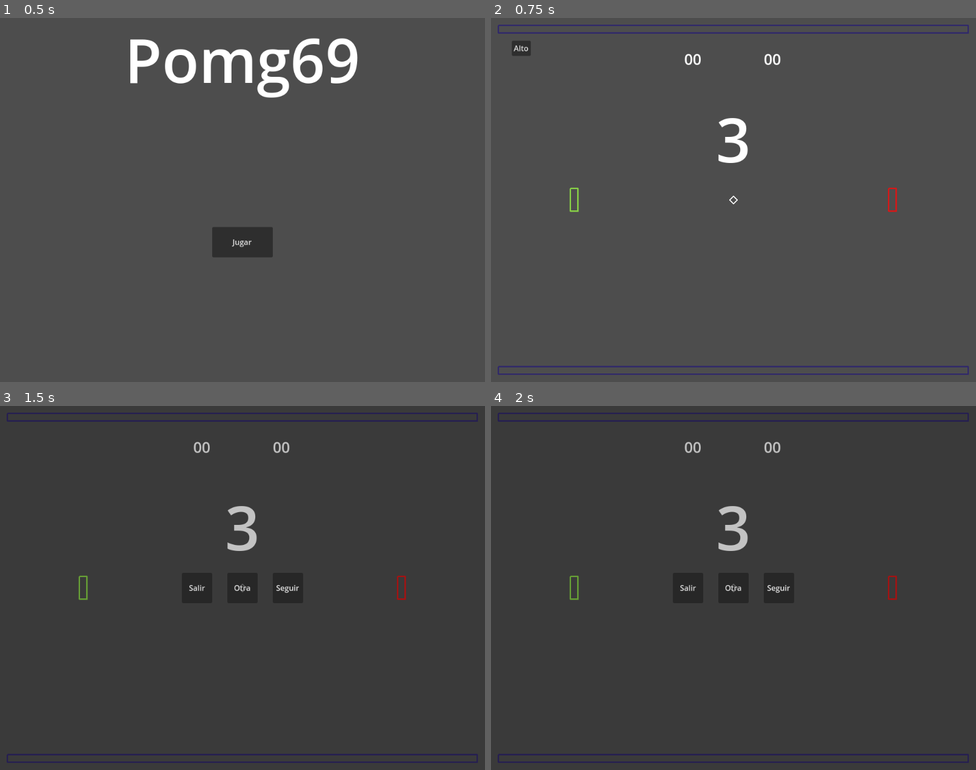
Above: before the commit, frames 1-4 (two rows, left to right).
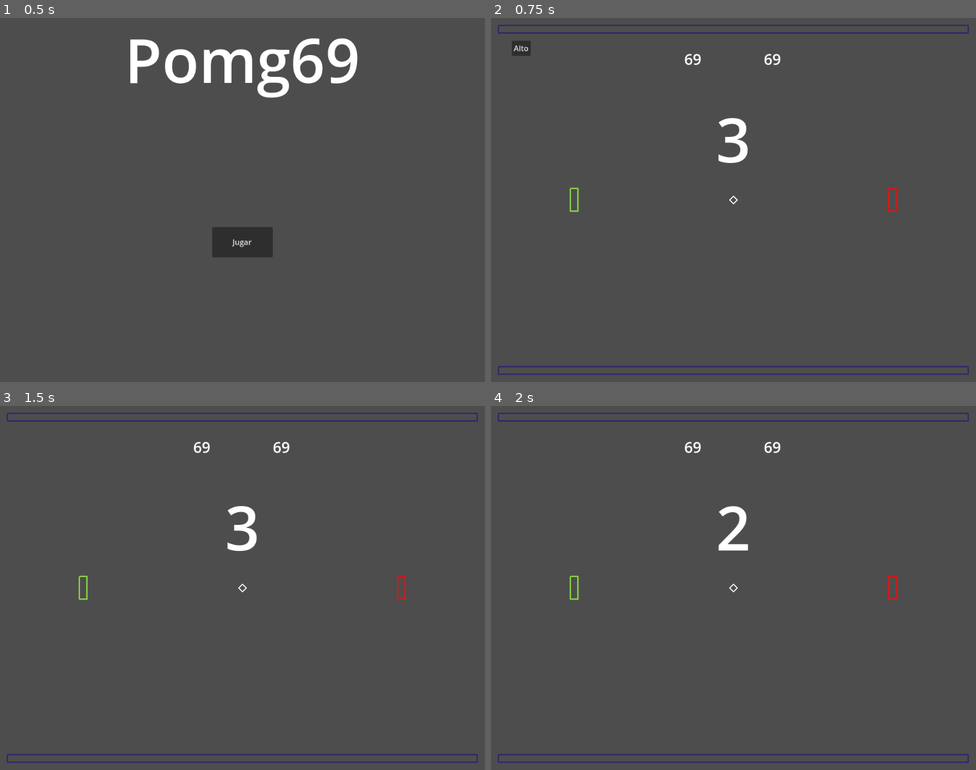
Above: after the commit, the same moments.

Repository: RoiCas/pomg69
Game: Godot game, scene res://managers/main/main.tscn
Same seed, same stepped clock (60 frames per second), same inputs: the game is played once before the commit and once after it.
Inputs:
- Up to frame 1 (0.5 s): no input
- Up to frame 2 (0.75 s): click "Jugar" at 0.5 s
- Up to frame 3 (1.5 s): click "Alto" at 1.25 s
- Up to frame 4 (2 s): no input

Frame 1 is identical in both runs. In frame 2, less than 0.1% of the frame differs, in the area x 39-60%, y 9-13%; in frame 3, 3.1%; in frame 4, 3.2%, in the area x 1-99%, y 1-98%.

Commit message:
Refactor a GameManager

Diff:
--- a/managers/game_manager/game_manager.gd
+++ b/managers/game_manager/game_manager.gd
@@ -1,10 +1,19 @@
 class_name GameManager
 extends Node
 
-signal exit_game_request()
 signal round_start()
 signal round_end()
 signal game_end()
+signal exit_game_request()
+
+signal start_game_request()
+signal end_game_request()
+signal restart_request()
+signal reset_request()
+signal continue_request()
+signal pause_request()
+signal start_round_request()
+signal ball_exited(winner_type: int)
 
 const GAME_MANAGER_SCN : PackedScene = preload("res://managers/game_manager/game_manager.tscn")
 
@@ -47,48 +56,23 @@
   _pause_message.pause_request.connect(on_pause_request)
   _end_message.restart_request.connect(on_restart_request)
   _pause_menu.restart_request.connect(on_restart_request)
-
   _game_area.body_exited.connect(on_ball_exited)
 
 
 func start_game() -> void:
-  reset_game()
-  _round_start_counter.start_counter()
+  start_game_request.emit()
 
 
 func start_round() -> void:
-  round_start.emit()
+  start_round_request.emit()
 
 
-func on_pause_request() -> void:
-  _pause_message.hide_message()
-  get_tree().paused = true
-  _pause_menu.show_menu()
-
-
-func on_continue_request() -> void:
-  _pause_menu.hide_menu()
-  get_tree().paused = false
+func show_pause_message() -> void:
   _pause_message.show_message()
 
 
-func on_exit_request() -> void:
-  _pause_menu.hide_menu()
-  reset_game()
-  exit_game_request.emit()
-
-
-func reset_game() -> void:
-  round_end.emit()
-  _score_manager.reset_score()
-  _pause_message.show_message()
-  get_tree().paused = false
-
-
-func on_restart_request() -> void:
-  _pause_menu.hide_menu()
-  round_end.emit()
-  start_game()
+func hide_pause_message() -> void:
+  _pause_message.hide_message()
 
 
 func show_pause_menu() -> void:
@@ -99,44 +83,58 @@
   _pause_menu.hide_menu()
 
 
-func show_pause_message() -> void:
-  _pause_message.show_message()
-
-
-func hide_pause_message() -> void:
-  _pause_message.hide_message()
-
-
 func start_round_counter() -> void:
   _round_start_counter.start_counter()
 
 
-func end_game() -> void:
-  game_end.emit()
-  _pause_message.hide_message()
+func on_pause_request() -> void:
+  hide_pause_message()
+  pause_request.emit()
 
 
-func on_ball_exited(exited_ball: Ball) -> void:
-  if(is_instance_valid(exited_ball) == false || _round_start_counter.is_inside_tree() == false):
+func on_continue_request() -> void:
+  hide_pause_menu()
+  continue_request.emit()
+
+
+func on_exit_request() -> void:
+  hide_pause_menu()
+  reset_game()
+  exit_game_request.emit()
+
+
+func reset_game() -> void:
+  round_end.emit()
+  _score_manager.reset_score()
+  reset_request.emit()
+
+
+func on_restart_request() -> void:
+  hide_pause_menu()
+  restart_request.emit()
+
+
+func end_game(winner_type: int) -> void:
+  end_game_request.emit()
+
+  match winner_type:
+    ScoreManager.WINNER_TYPE.PLAYER:
+      _end_message.show_message(EndMessage.END_STATE.WIN)
+    ScoreManager.WINNER_TYPE.ENEMY:
+      _end_message.show_message(EndMessage.END_STATE.LOSE)
+
+
+func on_ball_exited(ex_ball: Ball) -> void:
+  if(is_instance_valid(ex_ball) == false || _round_start_counter.is_inside_tree() == false):
     return
 
-  const DIR_TO_PLAYER : int = -1
-  var exit_dir : int = int(signf(exited_ball.global_position.x))
+  const DIR_TO_PLAYER: int = -1
+  var exit_dir : int = int(signf(ex_ball.global_position.x))
 
   if(exit_dir == DIR_TO_PLAYER):
-    #Metió Enemy
     _score_manager.enemy_scored()
   else:
-    #Metió Player
     _score_manager.player_scored()
 
-  match _score_manager.get_winner():
-    ScoreManager.WINNER_TYPE.NONE:
-      round_end.emit()
-      _round_start_counter.start_counter()
-    ScoreManager.WINNER_TYPE.PLAYER:
-      end_game()
-      _end_message.show_message(EndMessage.END_STATE.WIN)
-    ScoreManager.WINNER_TYPE.ENEMY:
-      end_game()
-      _end_message.show_message(EndMessage.END_STATE.LOSE)
+  var winner_type: int = _score_manager.get_winner()
+  ball_exited.emit(winner_type)
--- a/managers/game_manager/game_manager_sm.gd
+++ b/managers/game_manager/game_manager_sm.gd
@@ -16,6 +16,12 @@
 func _ready() -> void:
   assert(_game_manager != null, "Missing GameManager")
 
+  connect_signals()
+
+
+func connect_signals() -> void:
+  _game_manager.start_game_request.connect(on_start_game_request)
+
 
 func update_state(new_state: GameState) -> void:
   _current_state = new_state
@@ -24,10 +30,11 @@
     GameState.WAIT_ROUND:
       get_tree().paused = false
       _game_manager.show_pause_message()
-      _game_manager._round_start_counter.start_counter()
+      _game_manager.start_round_counter()
     GameState.PLAY:
       get_tree().paused = false
       _game_manager.hide_pause_menu()
+      _game_manager.show_pause_message()
       _game_manager.round_start.emit()
     GameState.PAUSE:
       get_tree().paused = true
@@ -35,3 +42,17 @@
     GameState.GAME_OVER:
       get_tree().paused = false
       _game_manager.game_end.emit()
+
+
+func on_start_game_request() -> void:
+  update_state(GameState.WAIT_ROUND)
+
+
+func on_ball_exited(winner_type: int) -> void:
+  match winner_type:
+    ScoreManager.WINNER_TYPE.NONE:
+      update_state(GameState.WAIT_ROUND)
+    ScoreManager.WINNER_TYPE.PLAYER:
+      update_state(GameState.GAME_OVER)
+    ScoreManager.WINNER_TYPE.ENEMY:
+      update_state(GameState.GAME_OVER)
